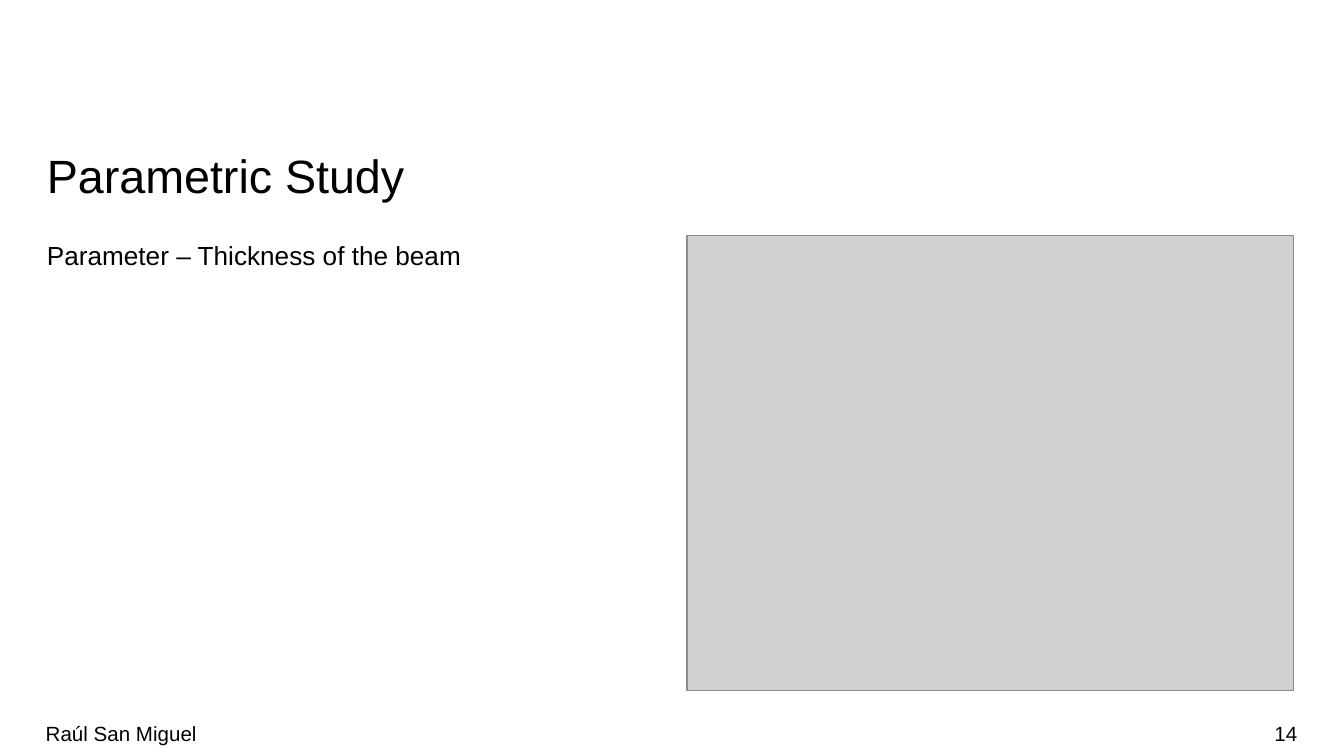
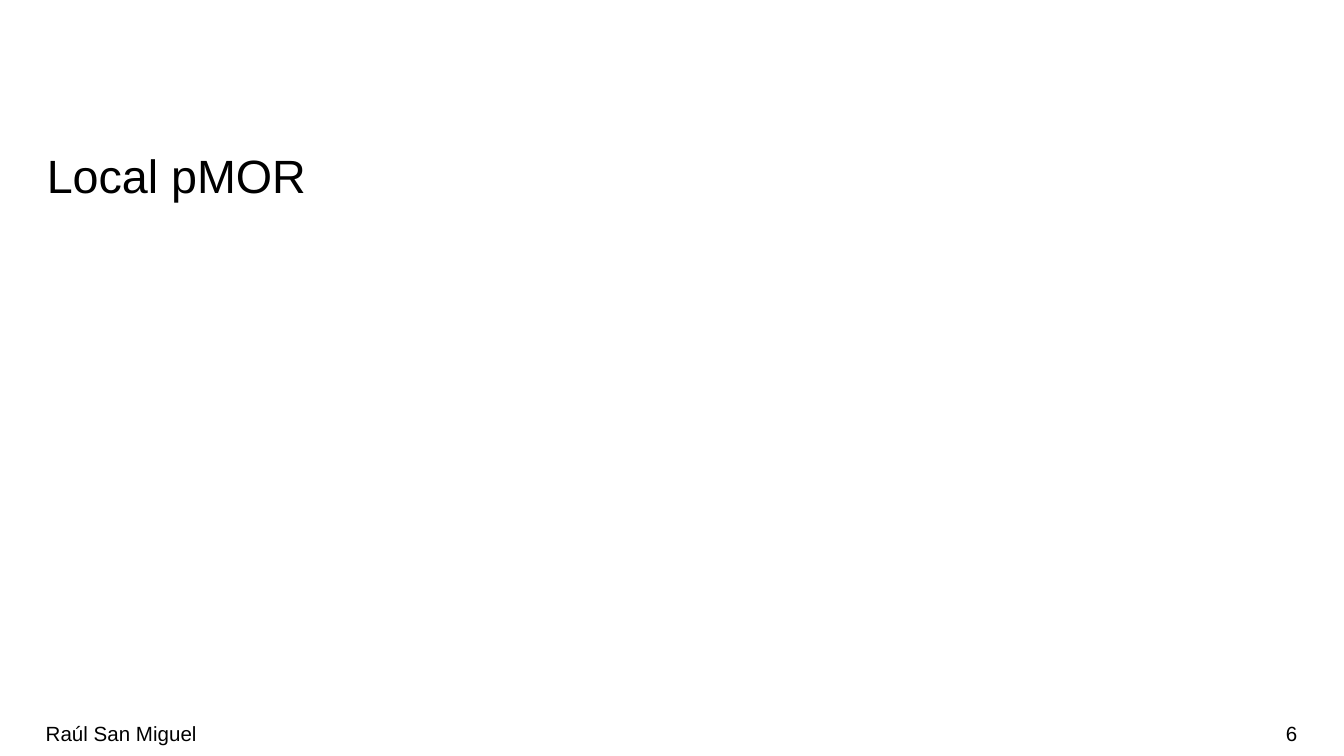
Before and after one commit to R-SMP/Global_Local_pMOR, a slide deck: slide 6 of pMOR.pptx (slide 14 before the commit). Drawn at 1344x756 pixels with LibreOffice and Linux fonts; fonts in the diff are those of the drawing; grey boxes stand for pictures; background and template pictures are left out. Boxes give left, top, right and bottom in pixels: in the first picture for what was removed or moved away, otherwise in the second. Text is boxed around its words. In the diff, an @@ line names an element or a change of style, - is before the commit and + after.

```diff
--- a/pMOR.pptx
+++ b/pMOR.pptx
@@ title at [47,159,306,202]: text changed @@
-Parametric Study
+Local pMOR
@@ picture removed at [687,235,1293,691] @@
@@ text removed at [47,246,460,266] @@
-Parameter – Thickness of the beam
@@ page number at [1286,726,1297,742]: text changed @@
-14
+6
```
Also in this commit, not shown: 8 other slides changed, 1 slide added, 4 other files.
